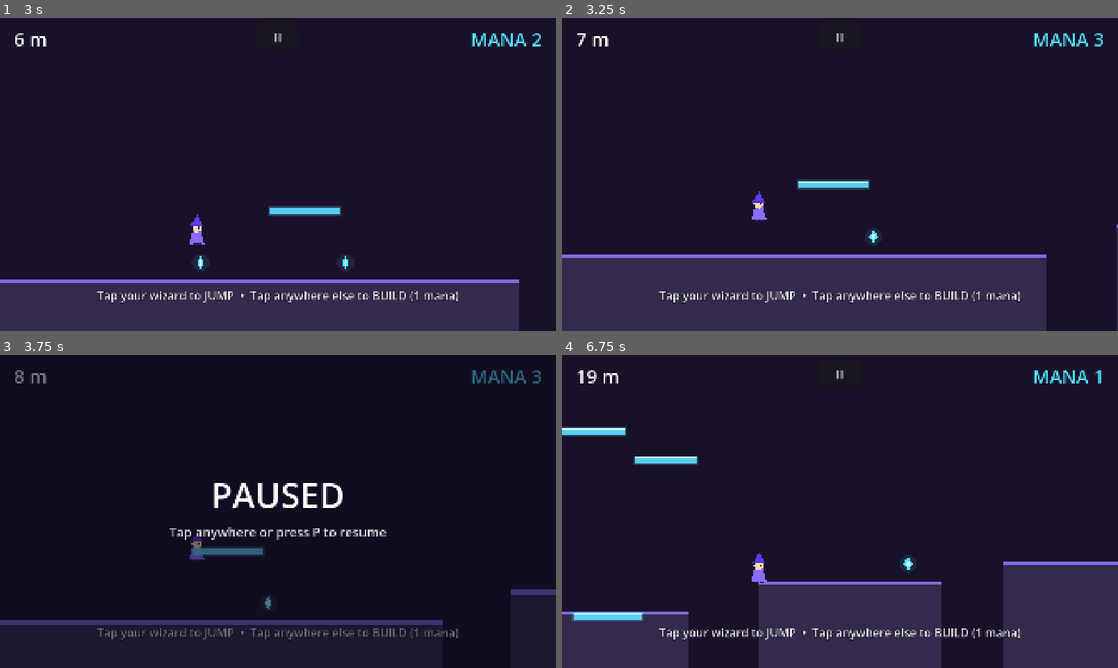
Above: before the commit, frames 1-4 (two rows, left to right).
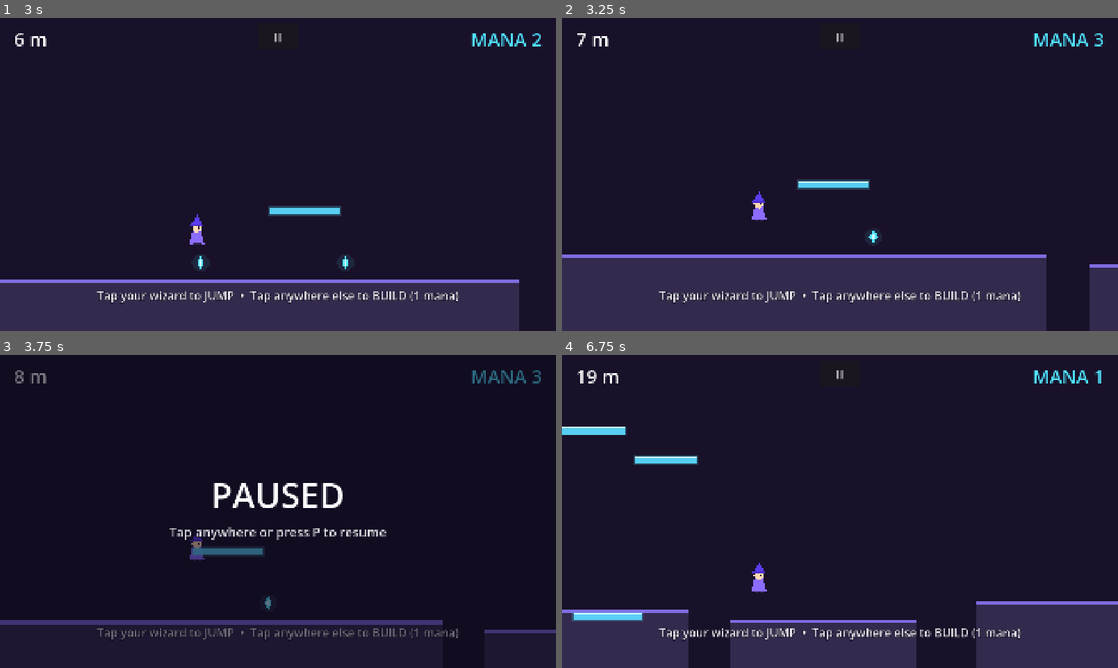
Above: after the commit, the same moments.

Repository: Larper/spellbros_mobile
Game: Godot game, scene res://scenes/main.tscn
Same seed, same stepped clock (60 frames per second), same inputs: the game is played once before the commit and once after it.
Inputs (mouse positions are in pixels of both pictures, inside the frame that each line leads up to):
- Up to frame 1 (3 s): click "II" at 0.5 s; tap Enter at 1.25, 2.75 s; move the mouse to (400, 158) at 1.27 s; tap P at 1.35 s; click (400, 158) at 1.42 s; tap Space at 1.52 s; click "II" at 2 s; move the mouse to (166, 190) at 2.77 s; tap R at 2.85 s; click (166, 190) at 2.92 s
- Up to frame 2 (3.25 s): tap Space at 3.02 s
- Up to frame 3 (3.75 s): click "II" at 3.5 s
- Up to frame 4 (6.75 s): tap Enter every 0.75 s from 4.25 to 6.5 s; move the mouse to (895, 442) at 4.27 s; tap P at 4.35, 5.85 s; click (895, 442) at 4.42 s; move the mouse to (812, 574) at 5.02 s; tap R at 5.1, 6.6 s; click (812, 574) at 5.17 s; tap Space at 5.27, 6.02 s; move the mouse to (1006, 558) at 5.77 s; click (1006, 558) at 5.92 s; move the mouse to (673, 464) at 6.52 s; click (673, 464) at 6.67 s

Frame 1 is identical in both runs. In frame 2, 1.1% of the frame differs, in the area x 94-100%, y 66-100%; in frame 3, 0.3%; in frame 4, 10%, in the area x 0-100%, y 22-100%.

Commit message:
Golden crystal: rare 3-mana jackpot variant (10% of spawns)
ManaCrystal gains a value field and make_golden(); golden gems draw
bigger, gold, with orbiting sparkles and a +3 popup on collect.
Expected crystal value only rises 1.0 -> 1.2 mana so scarcity holds.
Headless test collects a golden for +3 and samples 400 spawns to
verify the ~10% rate.

Co-Authored-By: Claude Fable 5 <noreply@anthropic.com>

Diff:
--- a/scripts/mana_crystal.gd
+++ b/scripts/mana_crystal.gd
@@ -1,10 +1,16 @@
 class_name ManaCrystal
 extends Area2D
 
-## Spinning mana diamond. Overlap with the player collects it (+1 coin).
+## Spinning mana diamond. Overlap with the player collects it (+value mana).
+## Rare golden variant (see make_golden) is worth 3.
 
 var t := randf() * TAU
 var collected := false
+var value := 1
+
+
+func make_golden() -> void:
+	value = 3
 
 
 func _init() -> void:
@@ -36,7 +42,9 @@
 	set_deferred("monitoring", false)
 	var main = get_tree().get_first_node_in_group("main")
 	if main:
-		main.add_coin()
+		main.add_coin(value)
+		if value > 1:
+			main.float_text(global_position, "+%d" % value, Color("ffd75e"))
 	var tw := create_tween()
 	tw.set_parallel(true)
 	tw.tween_property(self, "scale", Vector2(1.8, 1.8), 0.15)
@@ -45,12 +53,23 @@
 
 
 func _draw() -> void:
+	var golden := value > 1
+	var k := 1.25 if golden else 1.0  # golden runs a little bigger
 	# spin illusion: width oscillates
-	var hw := 16.0 * (0.35 + 0.65 * absf(sin(t * 3.0)))
-	draw_circle(Vector2.ZERO, 30.0, Color(0.32, 0.9, 1.0, 0.10))
+	var hw := 16.0 * k * (0.35 + 0.65 * absf(sin(t * 3.0)))
+	var glow := Color(1.0, 0.85, 0.3, 0.16) if golden else Color(0.32, 0.9, 1.0, 0.10)
+	var body := Color("ffc832") if golden else Color("52e5ff")
+	var core := Color("fff3c4") if golden else Color("ccf6ff")
+	draw_circle(Vector2.ZERO, 30.0 * k, glow)
 	draw_colored_polygon(PackedVector2Array([
-		Vector2(0, -24), Vector2(hw, 0), Vector2(0, 24), Vector2(-hw, 0),
-	]), Color("52e5ff"))
+		Vector2(0, -24 * k), Vector2(hw, 0), Vector2(0, 24 * k), Vector2(-hw, 0),
+	]), body)
 	draw_colored_polygon(PackedVector2Array([
-		Vector2(0, -12), Vector2(hw * 0.5, 0), Vector2(0, 12), Vector2(-hw * 0.5, 0),
-	]), Color("ccf6ff"))
+		Vector2(0, -12 * k), Vector2(hw * 0.5, 0), Vector2(0, 12 * k), Vector2(-hw * 0.5, 0),
+	]), core)
+	if golden:
+		# four sparkle ticks orbiting the gem
+		for i in range(4):
+			var a := t * 2.0 + TAU * 0.25 * float(i)
+			var p := Vector2(cos(a), sin(a)) * 40.0
+			draw_circle(p, 3.0, Color(1.0, 0.95, 0.6, 0.85))
--- a/scripts/terrain_spawner.gd
+++ b/scripts/terrain_spawner.gd
@@ -223,4 +223,8 @@
 func _place_coin(pos: Vector2) -> void:
 	var coin := ManaCrystal.new()
 	coin.position = pos
+	# rare golden crystal: worth 3 mana (expected crystal value 1.0 -> 1.2,
+	# so the economy stays tight but every spawn has jackpot potential)
+	if rng.randf() < 0.1:
+		coin.make_golden()
 	add_child(coin)
--- a/tests/smoke_test.gd
+++ b/tests/smoke_test.gd
@@ -70,6 +70,24 @@
 	main.game_over = false
 	main.hud.over_root.visible = false
 
+	# golden crystal: worth 3 mana, with a spawn rate of ~10%
+	main.coins = 0
+	var gold := ManaCrystal.new()
+	gold.make_golden()
+	main.add_child(gold)
+	gold._on_body_entered(p)
+	var goldens := 0
+	for i in range(400):
+		main.spawner._place_coin(Vector2(-9000.0, -9000.0))
+	for c in main.spawner.get_children():
+		if c is ManaCrystal and c.position.y < -8000.0:
+			if c.value == 3:
+				goldens += 1
+			c.queue_free()
+	print("TEST gold: coins=%d (expect 3) spawn_rate=%.1f%% of 400 (expect ~10%%)" % [
+		main.coins, goldens / 4.0])
+	gold.queue_free()
+
 	# speed phases: flat until 190 m, then ramps, capped at 780
 	print("TEST speed: d=100 %.0f (expect 470) | d=260 %.0f (expect 533) | d=700 %.0f (expect 780)" % [
 		main.run_speed_for(100.0), main.run_speed_for(260.0), main.run_speed_for(700.0)])
